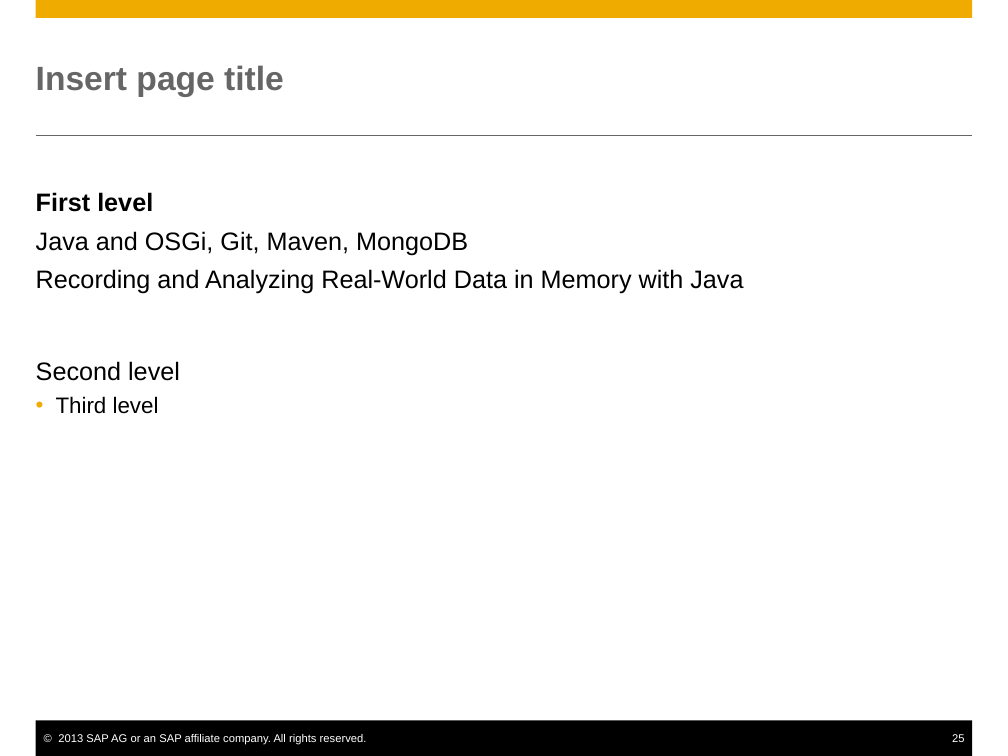
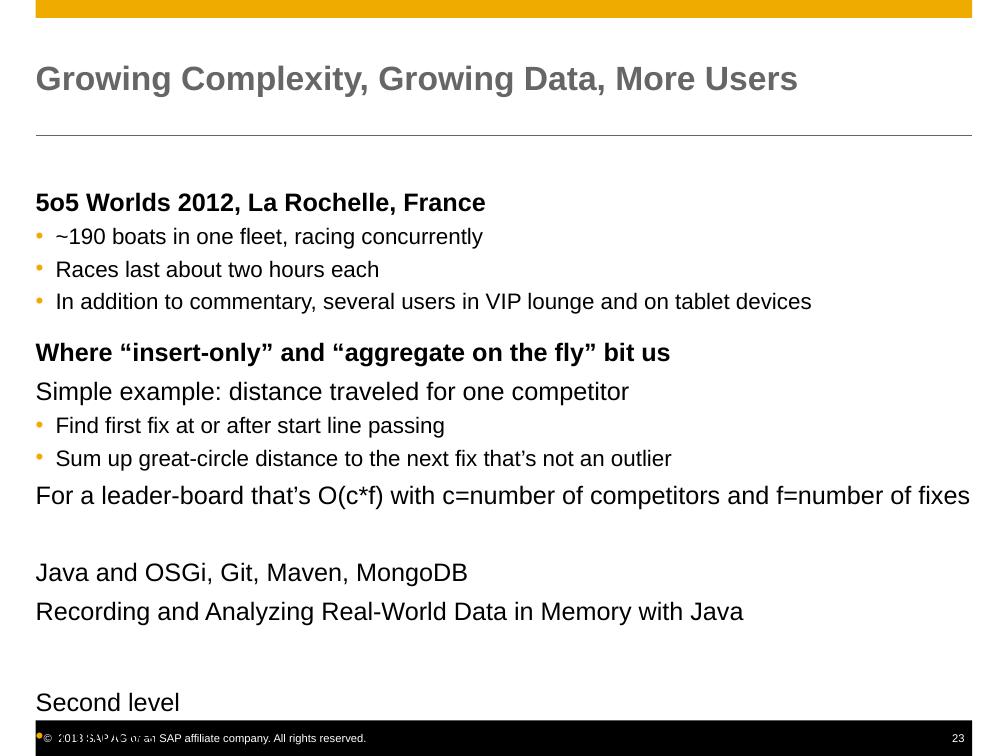
Before and after one commit to axeluhl/sailing-analytics, a slide deck: slide 23 of doc/SAPSailingAnalyticsArchitecture.pptx (slide 25 before the commit). Drawn at 1008x756 pixels with LibreOffice and Linux fonts; fonts in the diff are those of the drawing. Boxes give left, top, right and bottom in pixels: in the first picture for what was removed or moved away, otherwise in the second. Text is boxed around its words. In the diff, an @@ line names an element or a change of style, - is before the commit and + after.

```diff
--- a/doc/SAPSailingAnalyticsArchitecture.pptx
+++ b/doc/SAPSailingAnalyticsArchitecture.pptx
@@ title at <box>36,65,798,97</box>: text changed @@
-Insert page title
+Growing Complexity, Growing Data, More Users
@@ text at <box>36,192,970,509</box>: text changed; size 18 to 16 pt; bold off @@
-First level
+5o5 Worlds 2012, La Rochelle, France
+    • ~190 boats in one fleet, racing concurrently
+    • Races last about two hours each
+    • In addition to commentary, several users in VIP lounge and on tablet devices
+Where “insert-only” and “aggregate on the fly” bit us
+  Simple example: distance traveled for one competitor
+    • Find first fix at or after start line passing
+    • Sum up great-circle distance to the next fix that’s not an outlier
+  For a leader-board that’s O(c*f) with c=number of competitors and f=number of fixes
@@ page number at <box>952,734,964,742</box>: text changed @@
-25
+23
```
Also in this commit, not shown: 1 other slide changed, 2 slides added, 2 slides removed, 3 other files.
